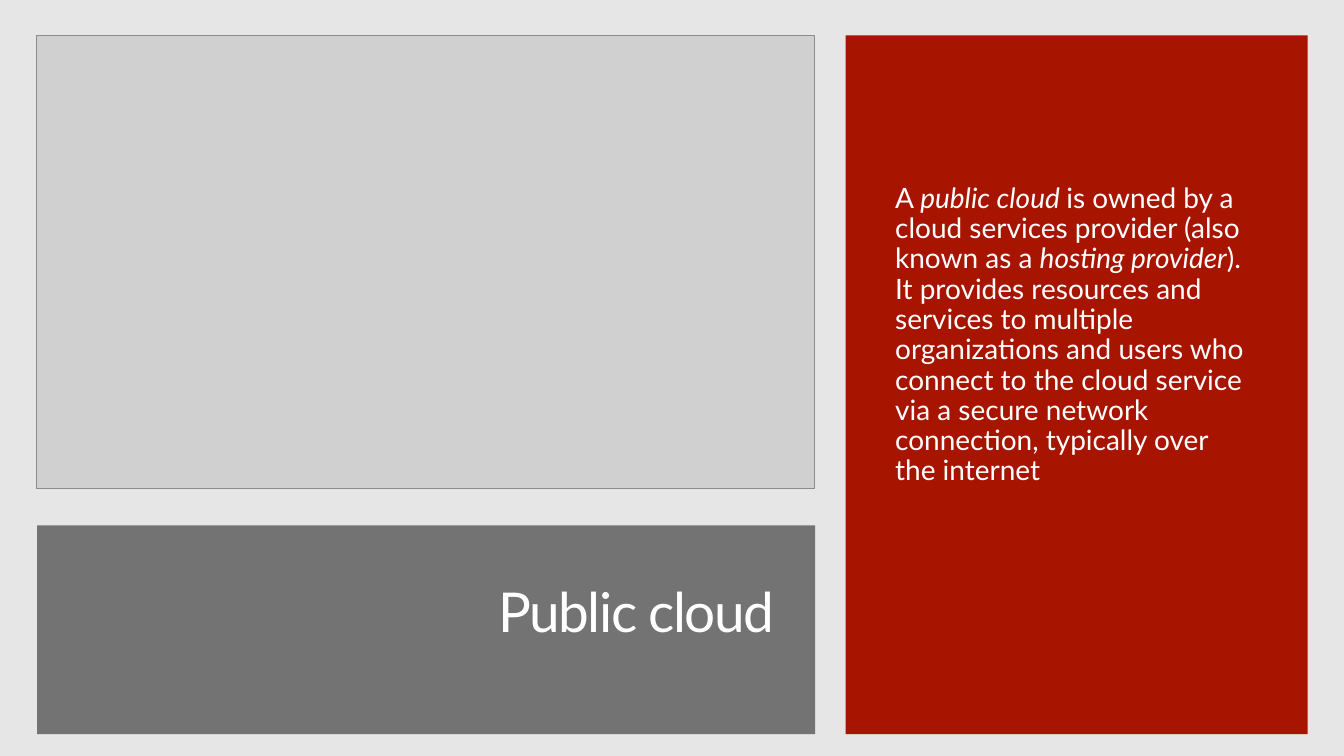
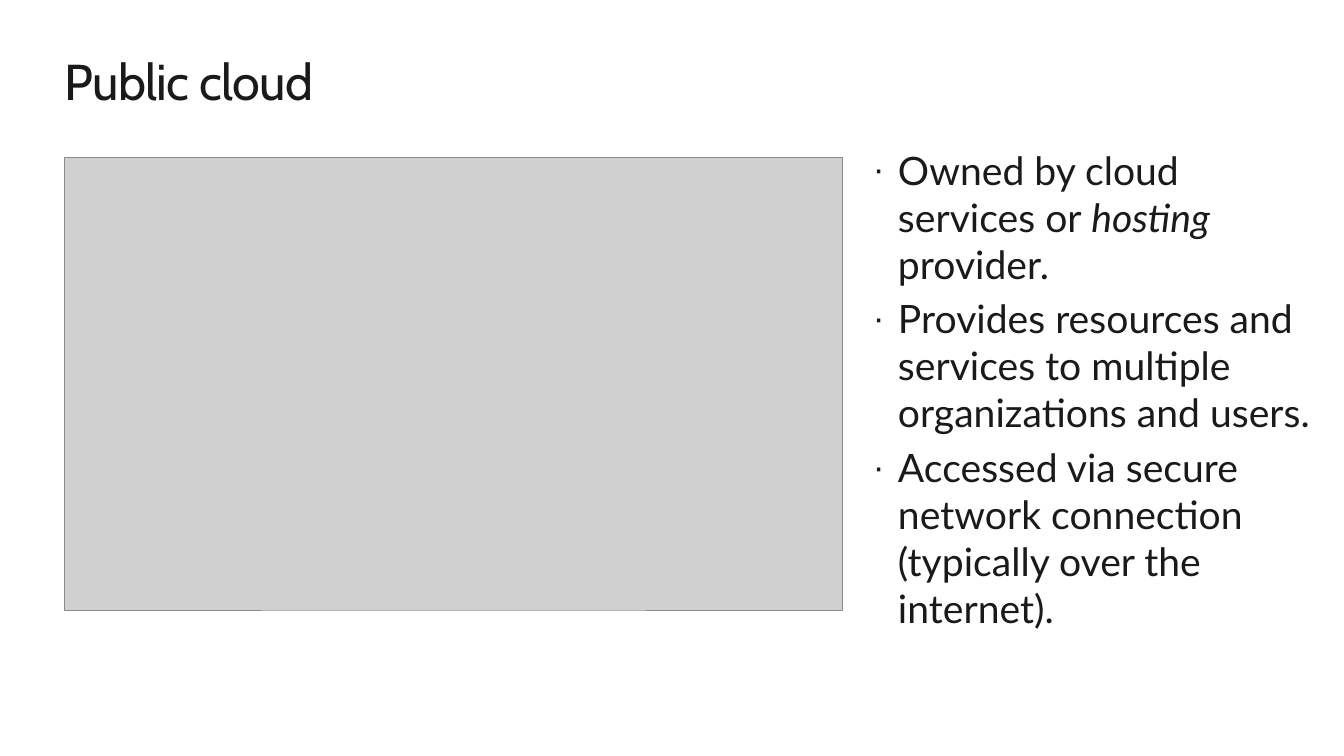
Before and after one commit to CSA-OCP-GER/azure-fundamentals-v2, a slide deck: slide 11 of 1_cloudconcepts/1_cloudconcept.pptx (slide 13 before the commit). Drawn at 1344x756 pixels with LibreOffice and Linux fonts; fonts in the diff are those of the drawing; grey boxes stand for pictures; background and template pictures are left out. Boxes give left, top, right and bottom in pixels: in the first picture for what was removed or moved away, otherwise in the second. Text is boxed around its words. In the diff, an @@ line names an element or a change of style, - is before the commit and + after.

```diff
--- a/1_cloudconcepts/1_cloudconcept.pptx
+++ b/1_cloudconcepts/1_cloudconcept.pptx
@@ background #E6E6E6 to #FFFFFF @@
@@ title "Public cloud": place and size @@
-title "Public cloud" at bbox=[498, 591, 775, 633]
+title "Public cloud" at bbox=[65, 62, 314, 101]
@@ title "Public cloud" at bbox=[65, 62, 314, 101]: size 40 to 36.7 pt, font Lato to Cabin, text colour #FFFFFF to #1A1A1A, letter spacing -1 to -0.5 pt; alignment right to left; line spacing 0.9 to 1; vertical alignment middle to top @@
@@ rectangle removed at bbox=[846, 36, 1308, 734] @@
@@ text "Owned by cloud services or ..." at bbox=[898, 156, 1310, 583]: vertical alignment middle to top @@
@@ picture: place and size @@
-picture at bbox=[37, 36, 814, 488]
+picture at bbox=[65, 157, 843, 610]
@@ text at bbox=[898, 156, 1310, 583]: text changed; size 20.4 to 28.6 pt; text colour #FFFFFF to #1A1A1A @@
-A public cloud is owned by a cloud services provider (also known as a hosting provider). It provides resources and services to multiple organizations and users who connect to the cloud service via a secure network connection, typically over the internet
+· Owned by cloud services or hosting provider.
+· Provides resources and services to multiple organizations and users.
+· Accessed via secure network connection (typically over the internet).
@@ rectangle removed at bbox=[38, 526, 815, 734] @@
```
Also in this commit, not shown: 8 other slides changed, 1 slide added, 2 slides removed, 1 other file.
